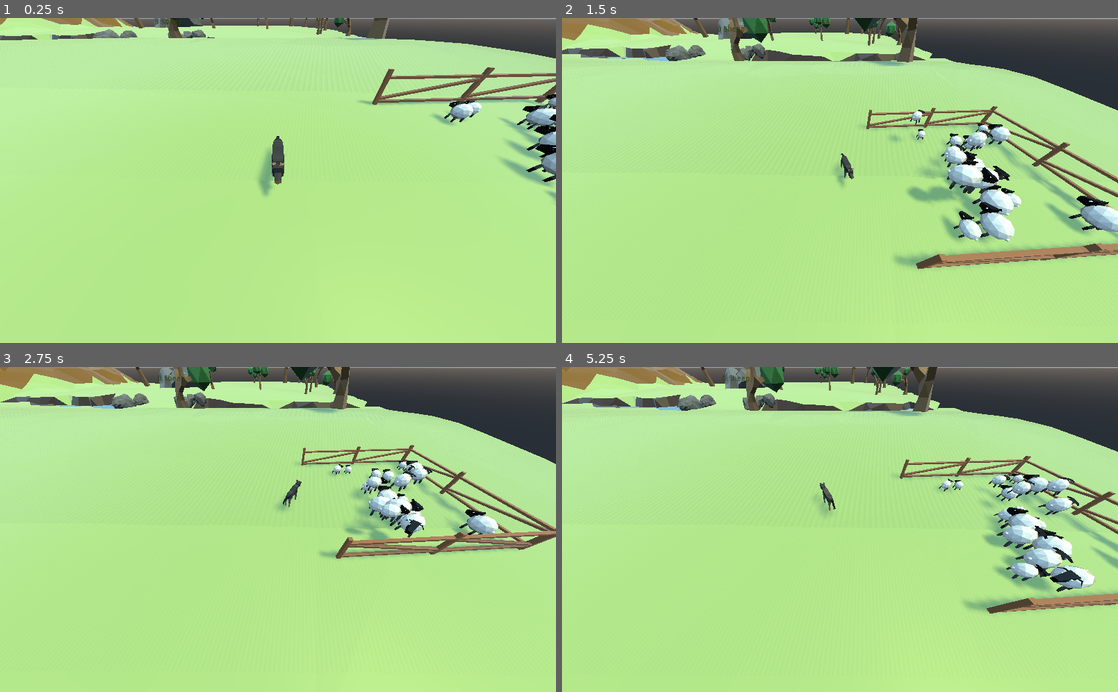
Above: before the commit, frames 1-4 (two rows, left to right).
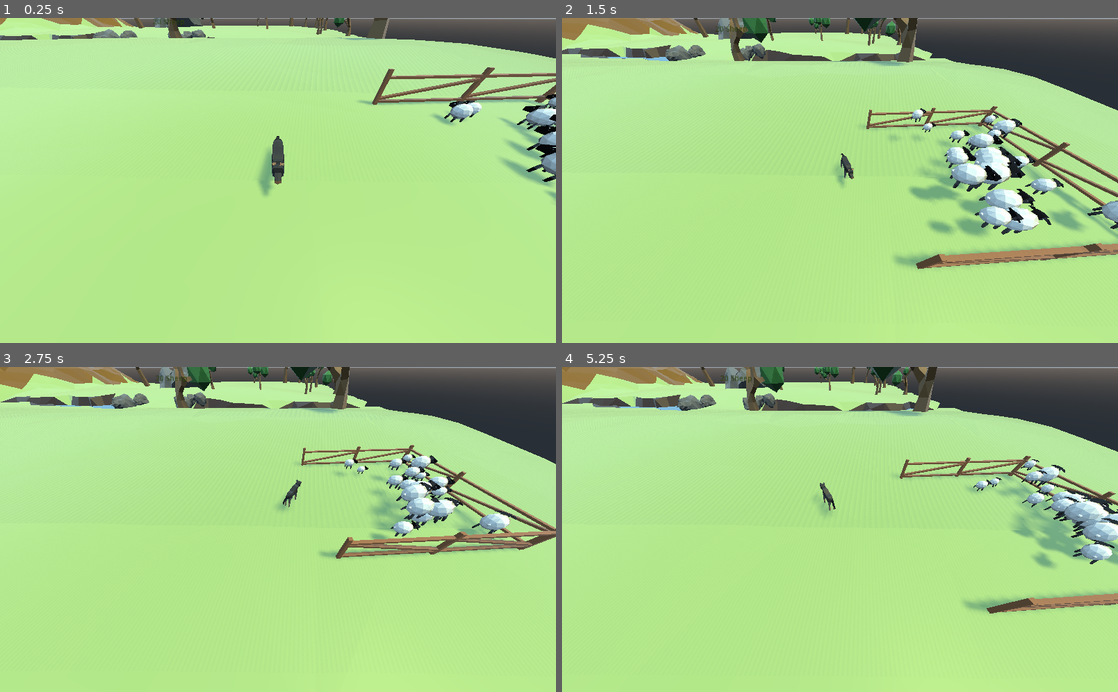
Above: after the commit, the same moments.

Repository: panic-fennecs/ideal-garbanzo
Game: Godot game, scene res://Main.tscn
Two runs of this game, one before a commit and one after it. Both use one fixed random seed, a clock stepped at 60 frames per second and the inputs below. Sound files missing from this copy of the repository are replaced by a short silence.
Inputs (mouse positions are in pixels of both pictures, inside the frame that each line leads up to):
- Up to frame 1 (0.25 s): no input
- Up to frame 2 (1.5 s): tap Enter at 0.5 s; move the mouse to (962, 164) at 0.52 s; click (962, 164) at 0.67 s; drag from (728, 196) to (812, 245) at 1.27 s
- Up to frame 3 (2.75 s): move the mouse to (333, 458) at 2.02 s; click (333, 458) at 2.17 s
- Up to frame 4 (5.25 s): drag from (812, 594) to (673, 480) at 2.77 s; move the mouse to (1006, 578) at 3.52 s; click (1006, 578) at 3.67 s; drag from (673, 480) to (756, 448) at 4.27 s; move the mouse to (867, 529) at 5.02 s; click (867, 529) at 5.17 s

The runs differ from the first frame. In frame 1, less than 0.1% of the frame differs, in the area x 27-34%, y 0-3%; in frame 2, 5.0%; in frame 3, 3.6%; in frame 4, 6.2%, in the area x 28-100%, y 2-70%.

Commit message:
fixed sheep group

Diff:
--- a/StartZone.gd
+++ b/StartZone.gd
@@ -8,4 +8,5 @@
 		var s = SheepScene.instance()
 		s.transform.origin = global_transform.origin + Vector3((randf()-0.5)*20.0, 5, (randf()-0.5)*20.0)
 		$"/root/Main".add_child(s)
+		$"/root/Main".sheep.append(s)
 		s.init(end_pos, entry)
